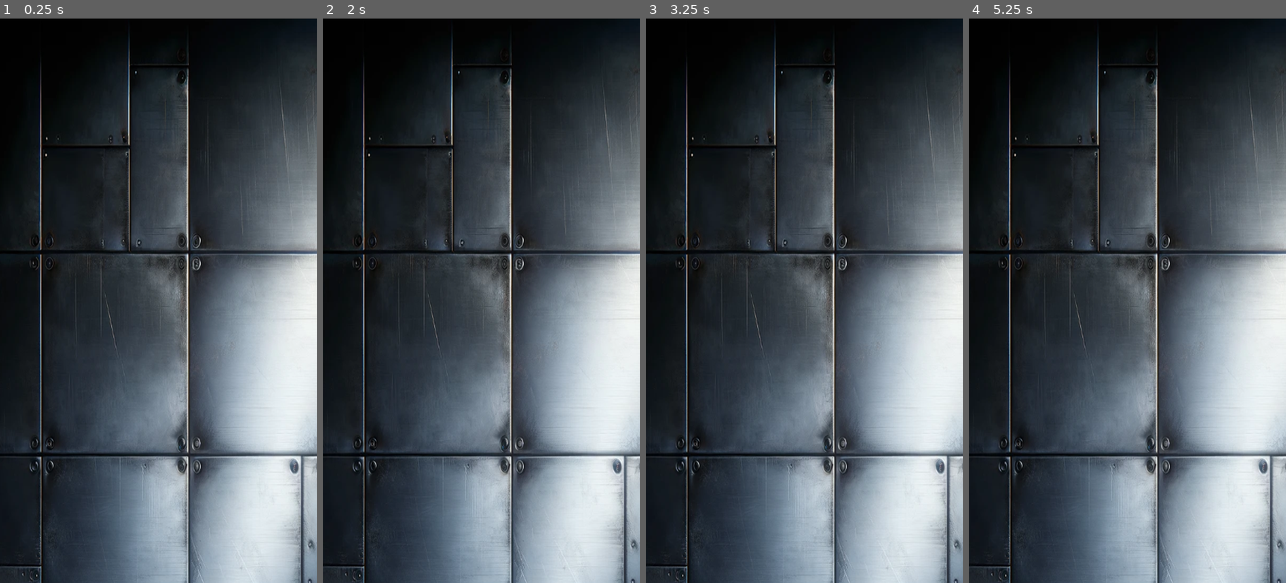
Above: before the commit, frames 1-4 (left to right).
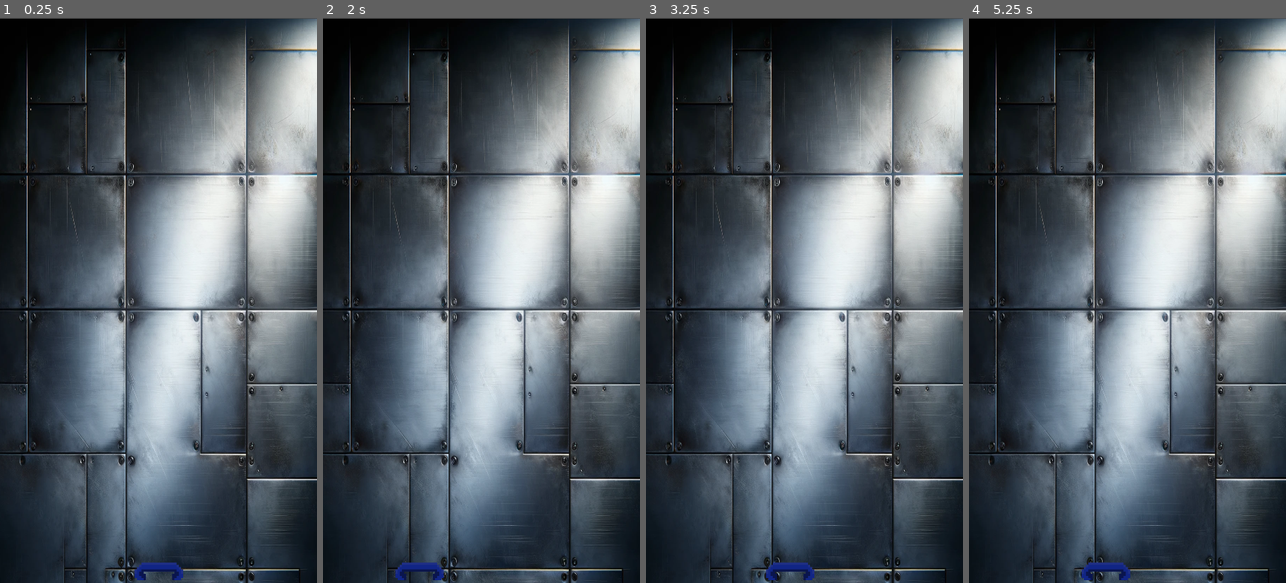
Above: after the commit, the same moments.

Repository: madzyzz/BrickBouncer
Game: Godot game, scene res://Scenes/level_1_scene.tscn
The game is run twice, just before and just after one commit, with the same random seed, the same clock (stepped at 60 frames per second) and the same inputs. This scene is started directly instead of the project's main scene.
Inputs (mouse positions are in pixels of both pictures, inside the frame that each line leads up to):
- Up to frame 1 (0.25 s): no input
- Up to frame 2 (2 s): tap Enter at 0.5 s; move the mouse to (551, 272) at 0.52 s; click (551, 272) at 0.67 s; tap Space at 1.25 s; move the mouse to (418, 328) at 1.27 s; click (418, 328) at 1.42 s
- Up to frame 3 (3.25 s): move the mouse to (836, 176) at 2.02 s; click (836, 176) at 2.17 s; tap Enter at 2.75 s; move the mouse to (788, 413) at 2.77 s; click (788, 413) at 2.92 s
- Up to frame 4 (5.25 s): tap Space at 3.5 s; move the mouse to (1222, 385) at 3.52 s; click (1222, 385) at 3.67 s; move the mouse to (1032, 215) at 4.27 s; click (1032, 215) at 4.42 s; move the mouse to (1143, 300) at 5.02 s; click (1143, 300) at 5.17 s

The runs differ from the first frame. In frame 1, 70% of the frame differs, in the area x 0-100%, y 0-100%; in frame 2, 70%; in frame 3, 70%; in frame 4, 70%.

Commit message:
Test_with_screen_size

Diff:
--- a/Scenes/Opening_scene.tscn
+++ b/Scenes/Opening_scene.tscn
@@ -12,25 +12,22 @@
 [node name="Opening_scene" type="Node2D"]
 
 [node name="Background" type="TextureRect" parent="."]
+visible = false
 z_index = -1
-offset_left = -219.0
-offset_top = -132.0
-offset_right = 1573.0
-offset_bottom = 892.0
-scale = Vector2(0.715363, 0.744657)
+anchors_preset = 8
+anchor_left = 0.5
+anchor_top = 0.5
+anchor_right = 0.5
+anchor_bottom = 0.5
+offset_left = -554.0
+offset_top = -46.0
+offset_right = 1238.0
+offset_bottom = 978.0
+grow_horizontal = 2
+grow_vertical = 2
+scale = Vector2(0.87, 0.907)
 texture = ExtResource("1_exjxc")
 expand_mode = 2
-
-[node name="Background2" type="TextureRect" parent="."]
-visible = false
-z_index = -2
-offset_left = -222.0
-offset_top = 626.0
-offset_right = 1570.0
-offset_bottom = 1650.0
-scale = Vector2(0.715363, 0.744657)
-texture = ExtResource("1_exjxc")
-expand_mode = 3
 
 [node name="Load_game_button" type="Button" parent="."]
 anchors_preset = 8
@@ -38,10 +35,10 @@
 anchor_top = 0.5
 anchor_right = 0.5
 anchor_bottom = 0.5
-offset_left = 304.0
-offset_top = 835.0
-offset_right = 804.0
-offset_bottom = 1035.0
+offset_left = 235.0
+offset_top = 357.0
+offset_right = 735.0
+offset_bottom = 557.0
 grow_horizontal = 2
 grow_vertical = 2
 scale = Vector2(0.5, 0.5)
@@ -57,10 +54,10 @@
 anchor_top = 1.0
 anchor_right = 0.5
 anchor_bottom = 1.0
-offset_left = 321.0
-offset_top = 1033.0
-offset_right = 714.085
-offset_bottom = 1166.02
+offset_left = 256.0
+offset_top = 537.0
+offset_right = 649.085
+offset_bottom = 670.02
 grow_horizontal = 2
 grow_vertical = 0
 scale = Vector2(0.5, 0.5)
@@ -70,17 +67,20 @@
 script = ExtResource("2_7tii6")
 
 [node name="Game title" type="Label" parent="."]
-anchors_preset = 4
+anchors_preset = -1
+anchor_left = 0.5
 anchor_top = 0.5
+anchor_right = 0.5
 anchor_bottom = 0.5
-offset_left = 79.0
-offset_top = 10.0
-offset_right = 753.0
-offset_bottom = 147.0
+offset_left = 335.0
+offset_top = 83.0
+offset_right = 1009.0
+offset_bottom = 220.0
+grow_horizontal = 2
 grow_vertical = 2
 size_flags_horizontal = 4
 theme_override_colors/font_color = Color(0, 0, 0, 1)
-theme_override_font_sizes/font_size = 100
+theme_override_font_sizes/font_size = 60
 text = "Brick Bouncer"
 
 [connection signal="pressed" from="Load_game_button" to="Load_game_button" method="_on_pressed"]
--- a/Scenes/level_1_scene.tscn
+++ b/Scenes/level_1_scene.tscn
@@ -61,7 +61,7 @@
 shape = SubResource("RectangleShape2D_gl076")
 
 [node name="Bouncer" type="CharacterBody2D" parent="."]
-position = Vector2(390, 1128)
+position = Vector2(387, 1254)
 script = ExtResource("4_1v60k")
 
 [node name="Bouncer_sprite_and_animations" type="AnimatedSprite2D" parent="Bouncer"]
@@ -70,5 +70,4 @@
 frame_progress = 0.370662
 
 [node name="CollisionPolygon2D" type="CollisionPolygon2D" parent="Bouncer"]
-visible = false
 polygon = PackedVector2Array(-57, -5, -58, 15, -57, 20, 56, 20, 57, 15, 55, -5, 50, -13, 38, -20, 12, -23, -12, -23, -41, -20, -53, -13)
--- a/Scenes/level_menu_scene.tscn
+++ b/Scenes/level_menu_scene.tscn
@@ -14,10 +14,10 @@
 rotation = 1.5708
 
 [node name="Background" type="TextureRect" parent="."]
-offset_left = -3.33786e-05
-offset_top = -754.0
-offset_right = 1792.0
-offset_bottom = 270.0
+offset_left = 7.99995
+offset_top = -1157.0
+offset_right = 1800.0
+offset_bottom = 443.0
 scale = Vector2(0.715363, 0.744657)
 texture = ExtResource("1_uamik")
 
--- a/Scripts/bouncer.gd
+++ b/Scripts/bouncer.gd
@@ -13,7 +13,7 @@
 	# Lock the bouncer's Y position to its starting position
 	bouncer_y_position = global_position.y
 
-func _physics_process(delta: float) -> void:
+func _physics_process(_delta: float) -> void:
 	# Get the mouse's global X position
 	var mouse_x = get_global_mouse_position().x
 
--- a/project.godot
+++ b/project.godot
@@ -17,16 +17,21 @@
 
 [display]
 
-window/size/viewport_width=480
-window/size/viewport_height=854
+window/size/viewport_width=720
+window/size/viewport_height=1280
 window/stretch/mode="canvas_items"
 window/stretch/aspect="expand"
 window/handheld/orientation=1
+window/vsync/vsync_mode=0
 
 [editor_plugins]
 
 enabled=PackedStringArray("res://addons/sprite_cutter/plugin.cfg")
 
+[input_devices]
+
+pointing/emulate_touch_from_mouse=true
+
 [rendering]
 
 renderer/rendering_method="mobile"
